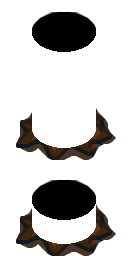
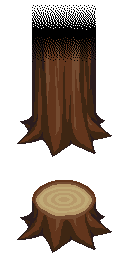
Before/after of a 128×256 layered artwork. What changed in the layer stack:
hid "Layer" over [32, 12, 96, 244]
painted on "tree.png" over [16, 5, 116, 256]
